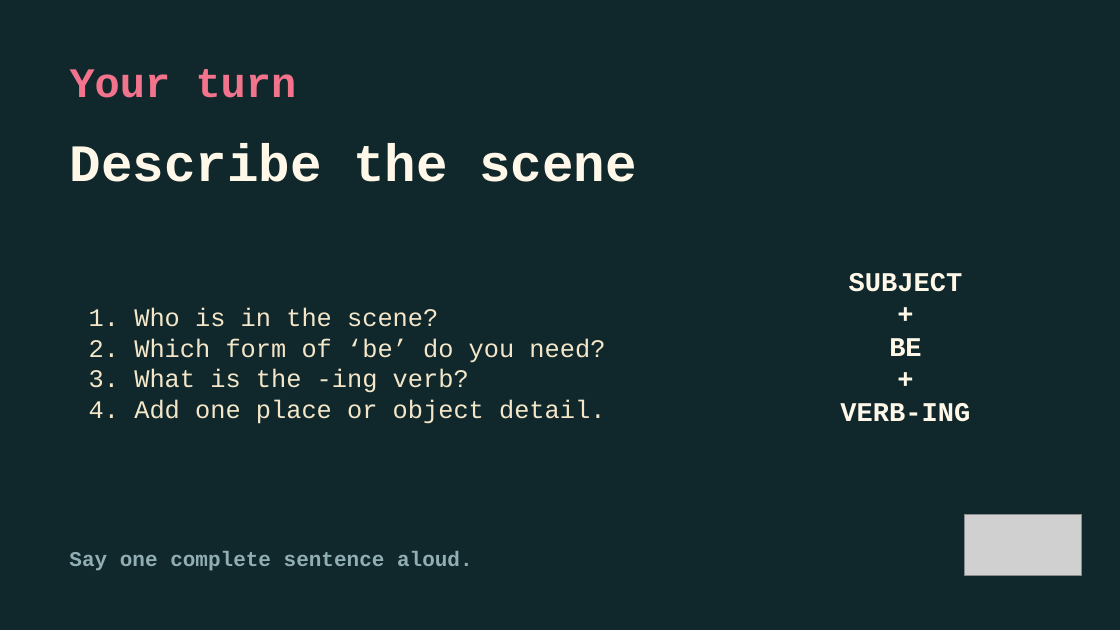
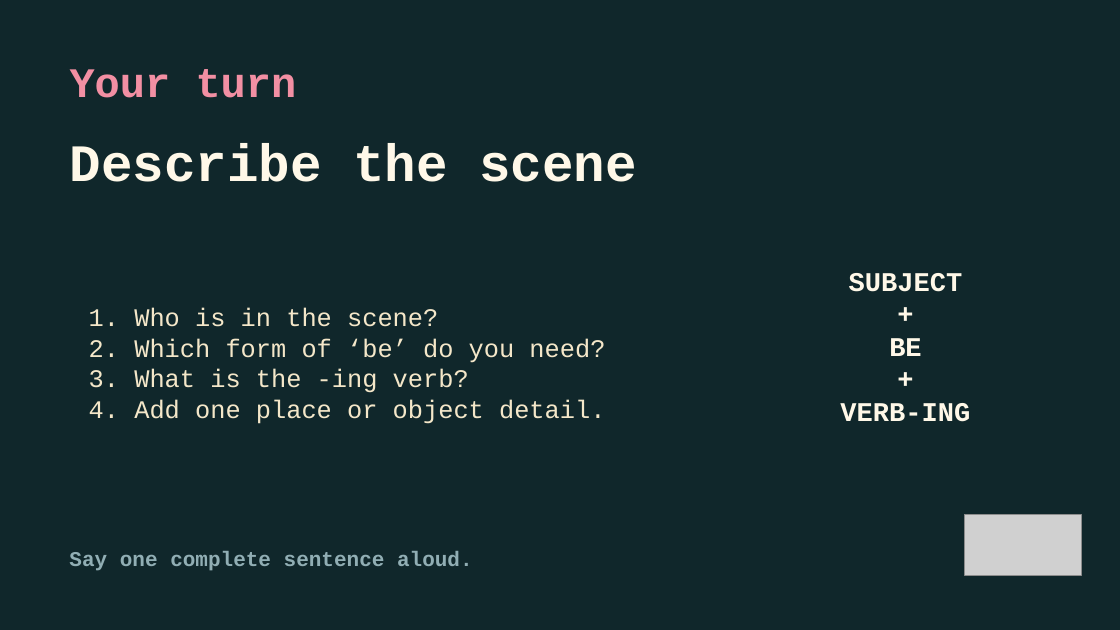
Before and after one commit to Inneski/forbes-english, a slide deck: slide 16 of breaking-bad-present-continuous.pptx. Drawn at 1120x630 pixels with LibreOffice and Linux fonts; fonts in the diff are those of the drawing; grey boxes stand for pictures. Boxes give left, top, right and bottom in pixels: in the first picture for what was removed or moved away, otherwise in the second. Text is boxed around its words. In the diff, an @@ line names an element or a change of style, - is before the commit and + after.

```diff
--- a/breaking-bad-present-continuous.pptx
+++ b/breaking-bad-present-continuous.pptx
@@ text "Your turn" at (70, 69, 297, 98): text colour #F2738C to #F28FA3 @@
```
Also in this commit, not shown: 4 other slides changed, 5 other files.
